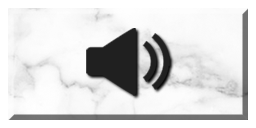
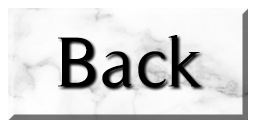
Layered file, before and after one edit (256px x 128px). Changes by layer:
hid "Layer 3" over [86, 28, 170, 96]
added layer "Back" above "Layer 1" over [58, 35, 202, 88]
